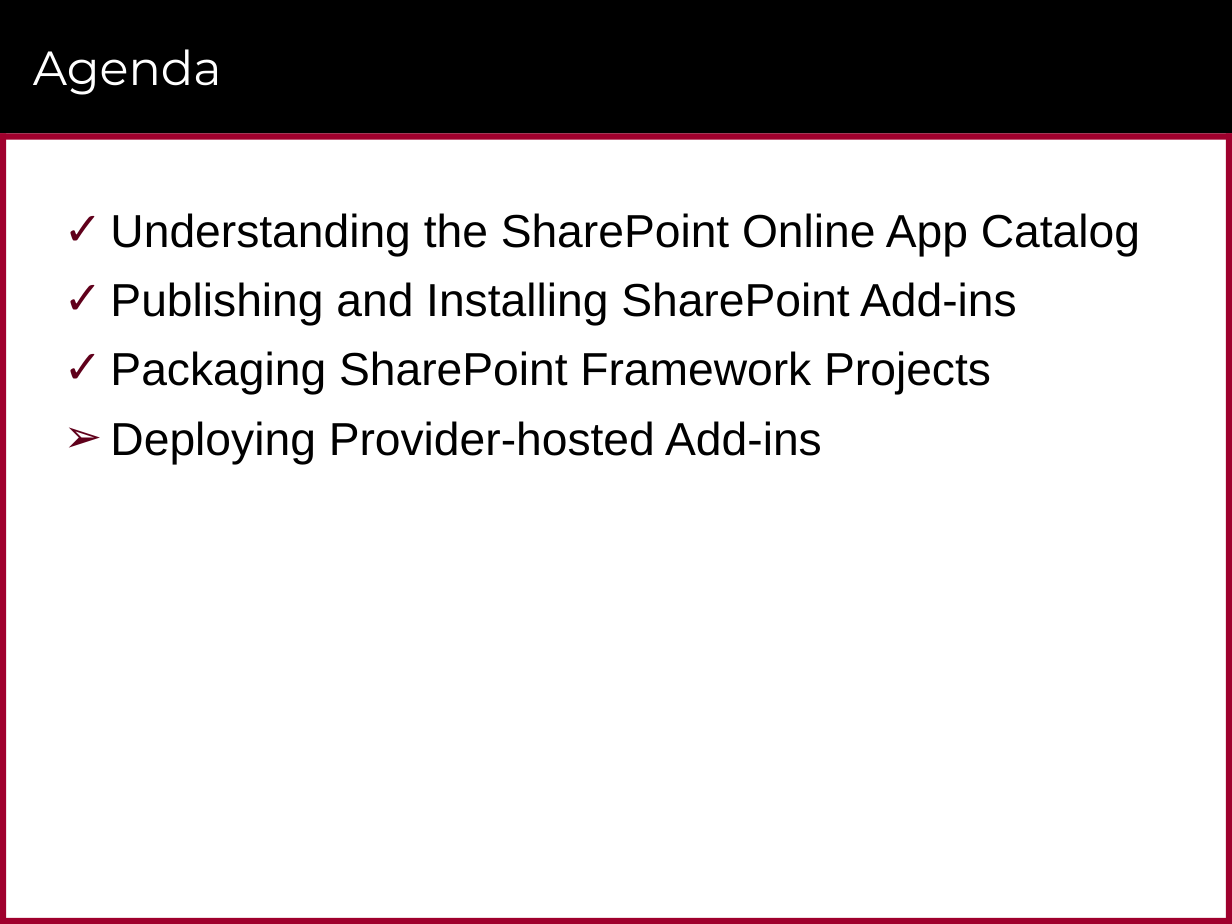
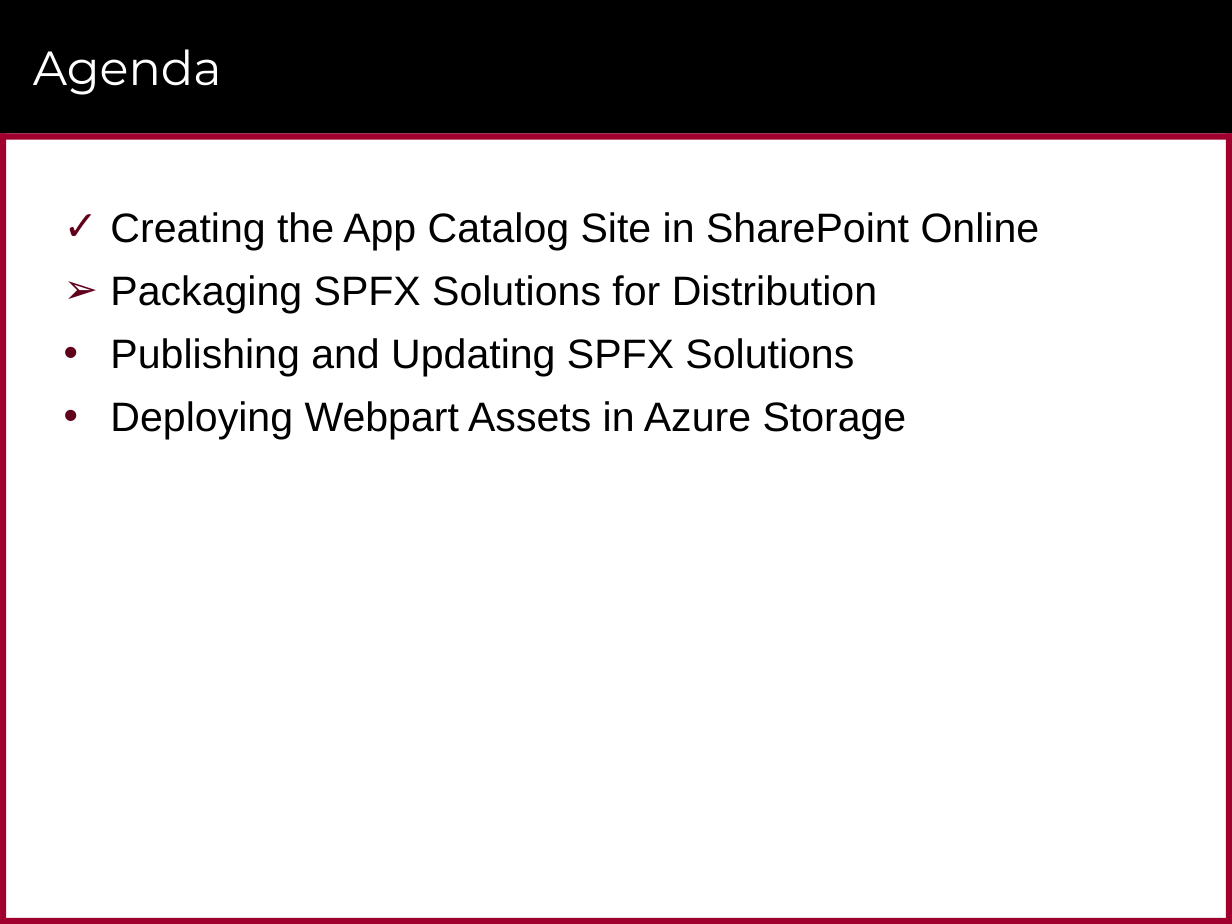
Before and after one commit to CriticalPathTraining/MSD365_Courseware, a slide deck: slide 7 of 06 PackagingAndDeployment.pptx (slide 16 before the commit). Drawn at 1232x924 pixels with LibreOffice and Linux fonts; fonts in the diff are those of the drawing; background and template pictures are left out. Boxes give left, top, right and bottom in pixels: in the first picture for what was removed or moved away, otherwise in the second. Text is boxed around its words. In the diff, an @@ line names an element or a change of style, - is before the commit and + after.

```diff
--- a/06 PackagingAndDeployment.pptx
+++ b/06 PackagingAndDeployment.pptx
@@ text at bbox=[110, 212, 1040, 439]: text changed; size 27 to 24 pt @@
-✓ Understanding the SharePoint Online App Catalog
-✓ Publishing and Installing SharePoint Add-ins
-✓ Packaging SharePoint Framework Projects
-➢ Deploying Provider-hosted Add-ins
+✓ Creating the App Catalog Site in SharePoint Online
+➢ Packaging SPFX Solutions for Distribution
+• Publishing and Updating SPFX Solutions
+• Deploying Webpart Assets in Azure Storage
```
Also in this commit, not shown: 9 other slides changed, 2 slides added, 10 slides removed, 11 other files.
